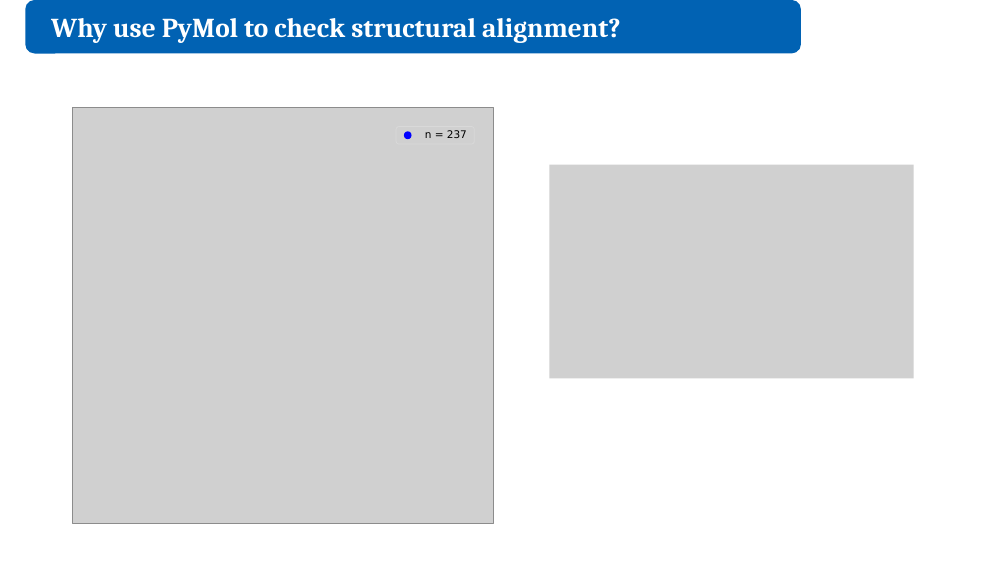
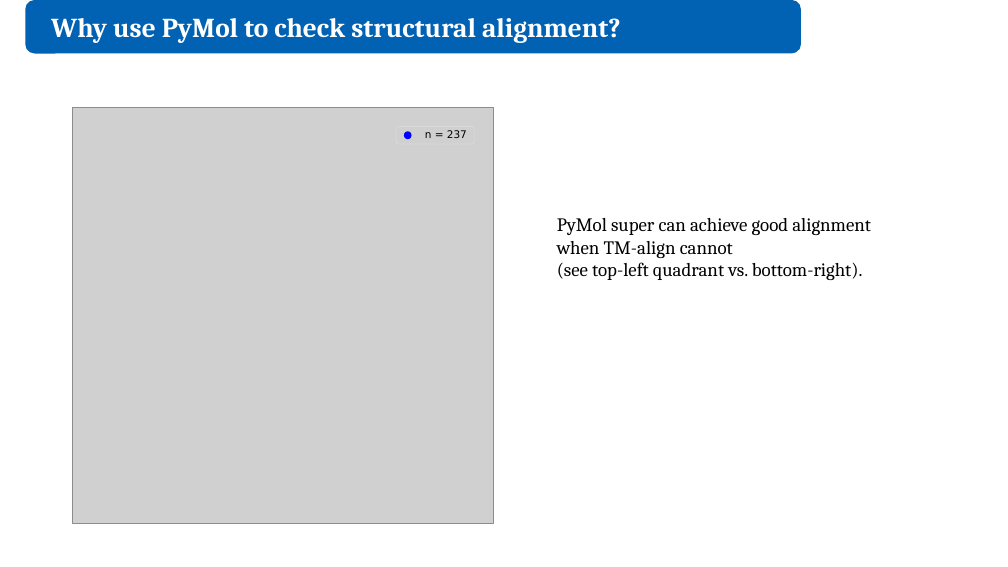
Before and after one commit to juliandeanmoran/BISSH, a slide deck: slide 4 of reports/2026-08-28_projectUpdate_3/2026-08-28_projectUpdate_3_jmoran.pptx. Drawn at 1008x567 pixels with LibreOffice and Linux fonts; fonts in the diff are those of the drawing; grey boxes stand for pictures. Boxes give left, top, right and bottom in pixels: in the first picture for what was removed or moved away, otherwise in the second. Text is boxed around its words. In the diff, an @@ line names an element or a change of style, - is before the commit and + after.

```diff
--- a/reports/2026-08-28_projectUpdate_3/2026-08-28_projectUpdate_3_jmoran.pptx
+++ b/reports/2026-08-28_projectUpdate_3/2026-08-28_projectUpdate_3_jmoran.pptx
@@ picture removed at <box>550,165,914,379</box> @@
@@ text added at <box>557,218,871,280</box>, 18 pt, text #000000 @@
+PyMol super can achieve good alignment when TM-align cannot
+(see top-left quadrant vs. bottom-right).
```
Also in this commit, not shown: 1 other slide changed, 1 slide added, 2 slides removed.
